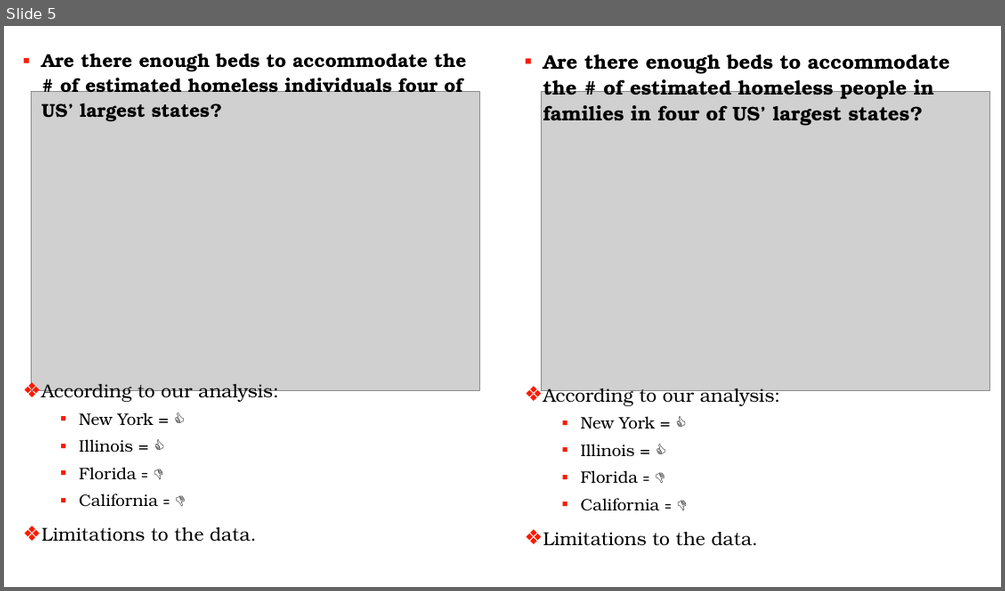
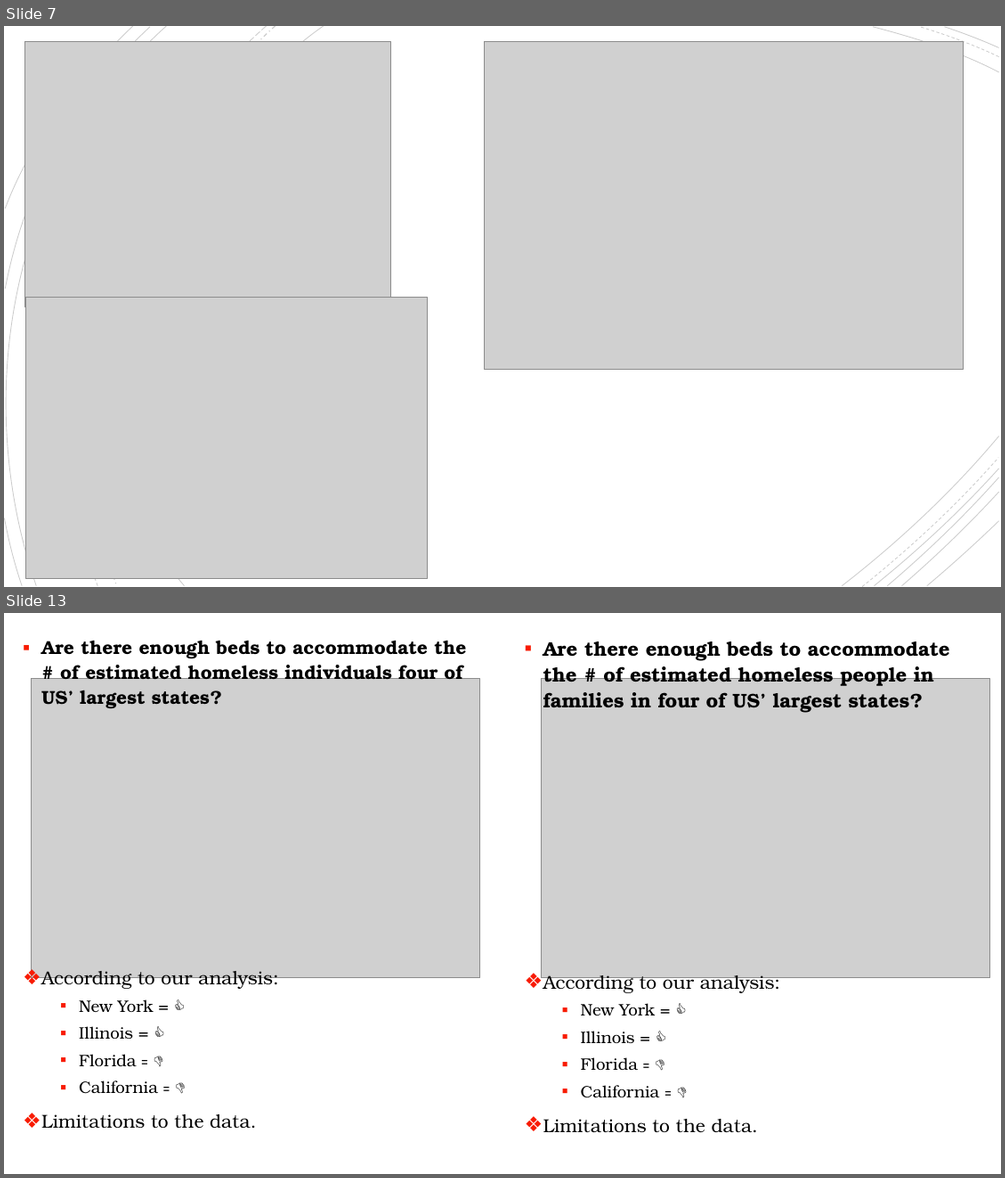
Before and after one commit to cic2003/Group3Project1, a slide deck: Homelessness Presentation_Project 1_ChidimaEdits.pptx. Shown one above the other, each under a label of ours: slide 5 before the commit, slides 7 and 13 after it; the slides between them are not shown. The pictures are 1005x591 and 1005x1178 pixels, drawn with LibreOffice and Linux fonts; fonts in the diff are those of the drawing; grey boxes stand for pictures. Boxes give left, top, right and bottom in pixels: in the first picture for what was removed or moved away, otherwise in the second. Text is boxed around its words. In the diff, an @@ line names an element or a change of style, - is before the commit and + after.

```diff
--- a/Homelessness Presentation_Project 1_ChidimaEdits.pptx
+++ b/Homelessness Presentation_Project 1_ChidimaEdits.pptx
@@ slide 7 added at [4,26,1001,587], background #FFFFFF @@
@@ freeform shape added at [4,26,166,585], outline #000000 0.75 pt @@
@@ freeform shape added at [6,27,151,289], outline #000000 0.75 pt @@
@@ freeform shape added at [6,26,133,208], outline #000000 0.75 pt @@
@@ freeform shape added at [25,26,267,585], outline #000000 0.75 pt dashed @@
@@ picture added at [25,42,391,306] @@
@@ freeform shape added at [44,26,324,585], outline #000000 0.75 pt @@
@@ freeform shape added at [53,26,275,585], outline #000000 1 pt dashed @@
@@ picture added at [484,42,963,370] @@
@@ freeform shape added at [873,27,998,72], outline #000000 0.75 pt @@
@@ freeform shape added at [920,27,998,56], outline #000000 0.75 pt dashed @@
@@ freeform shape added at [945,27,999,47], outline #000000 0.75 pt @@
@@ picture added at [25,297,428,579] @@
@@ freeform shape added at [842,435,999,585], outline #000000 0.75 pt @@
@@ freeform shape added at [863,458,998,587], outline #000000 0.75 pt dashed @@
@@ freeform shape added at [874,468,999,585], outline #000000 0.75 pt @@
@@ freeform shape added at [887,477,998,585], outline #000000 0.75 pt @@
@@ freeform shape added at [902,491,999,586], outline #000000 0.75 pt @@
@@ freeform shape added at [5,518,22,585], outline #000000 0.75 pt @@
@@ freeform shape added at [927,521,998,586], outline #000000 0.75 pt @@
@@ what was slide 5 is now slide 13 @@
```
Also in this commit, not shown: 3 slides changed, 16 other slides added, 6 slides removed.
